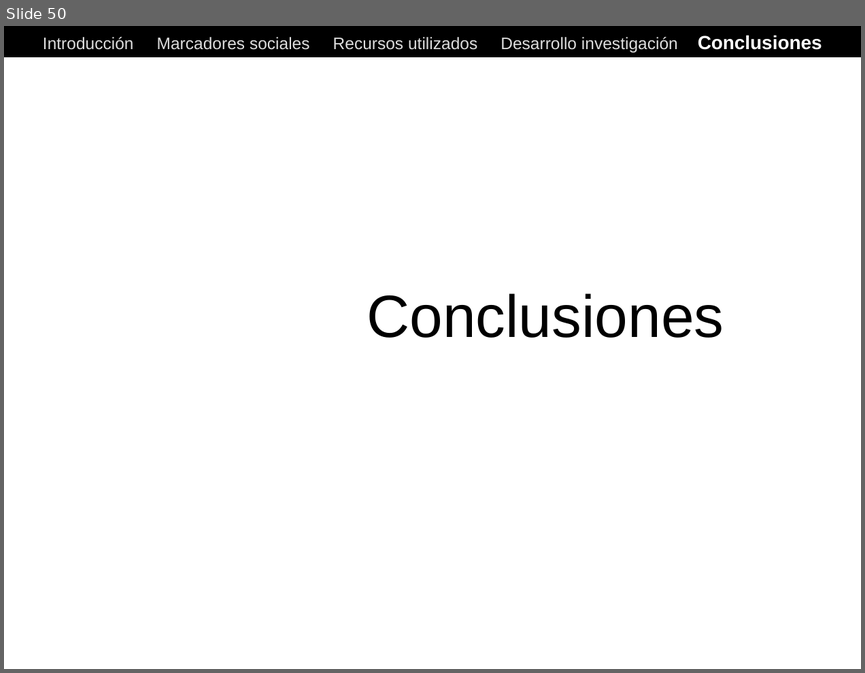
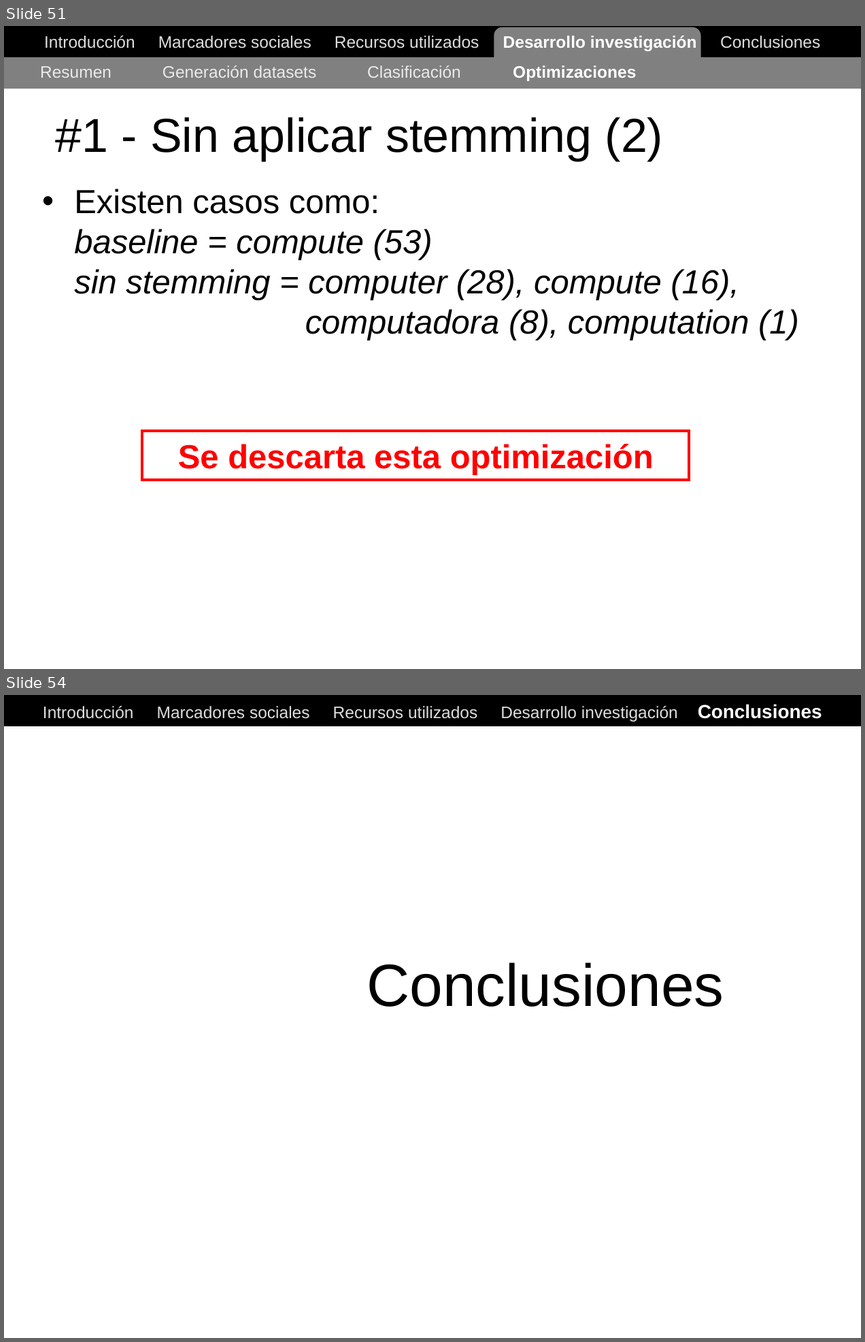
Before and after one commit to ak907kenai/nicotournetesis, a slide deck: docs_trunk/Nicolás Tourné - Presentación Tesis (v1).ppt. Shown one above the other, each under a label of ours: slide 50 before the commit, slides 51 and 54 after it; the slides between them are not shown. The pictures are 865x673 and 865x1342 pixels, drawn with LibreOffice and Linux fonts; fonts in the diff are those of the drawing. Boxes give left, top, right and bottom in pixels: in the first picture for what was removed or moved away, otherwise in the second. Text is boxed around its words. In the diff, an @@ line names an element or a change of style, - is before the commit and + after.

```diff
--- a/docs_trunk/Nicolás Tourné - Presentación Tesis (v1).ppt
+++ b/docs_trunk/Nicolás Tourné - Presentación Tesis (v1).ppt
@@ slide 51 added at [4, 26, 861, 669], background #FFFFFF @@
@@ rectangle added at [4, 26, 861, 57], fill #000000, outline #000000 0.74 pt @@
@@ text added at [44, 36, 820, 51], 14 pt, text #DDDDDD @@
+Introducción Marcadores sociales Recursos utilizados Desarrollo investigación Conclusiones
@@ rounded rectangle added at [494, 27, 700, 78], fill #808080 @@
@@ rectangle added at [4, 57, 861, 88], fill #808080 @@
@@ text added at [40, 65, 636, 81], 14 pt, text #EAEAEA @@
+Resumen Generación datasets Clasificación Optimizaciones
@@ title added at [55, 117, 663, 161], 40 pt, text #000000 @@
+#1 - Sin aplicar stemming (2)
@@ text added at [74, 189, 799, 340], 28 pt, text #000000, italic @@
+• Existen casos como:
+  baseline = compute (53)
+  sin stemming = computer (28), compute (16),
+  computadora (8), computation (1)
@@ rectangle added at [142, 431, 689, 480], outline #FF0000 2.24 pt, 28 pt, text #FF0000, bold @@
+Se descarta esta optimización
@@ what was slide 50 is now slide 54 @@
```
Also in this commit, not shown: 2 slides changed, 3 other slides added, 3 slides removed.
